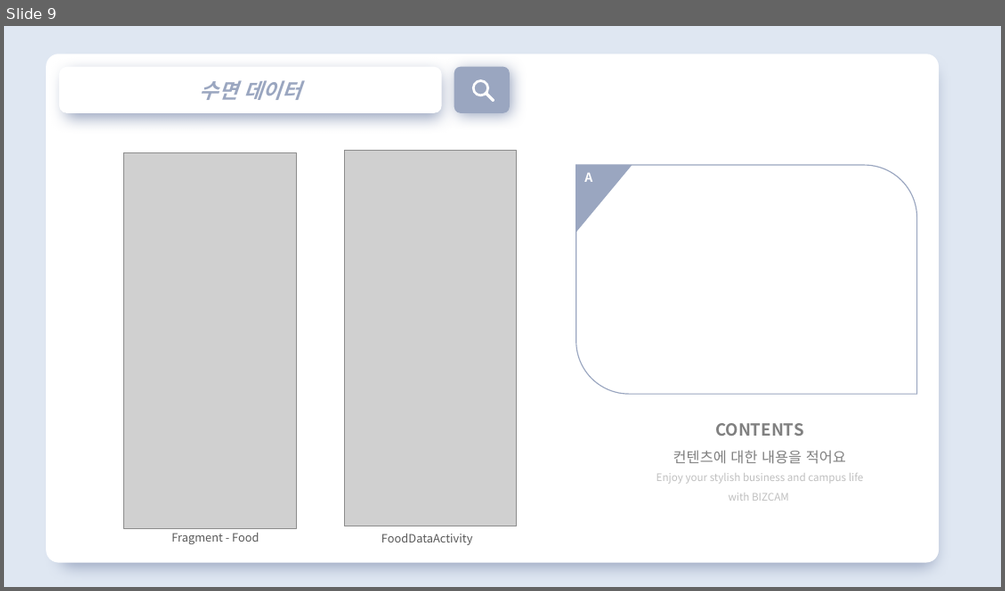
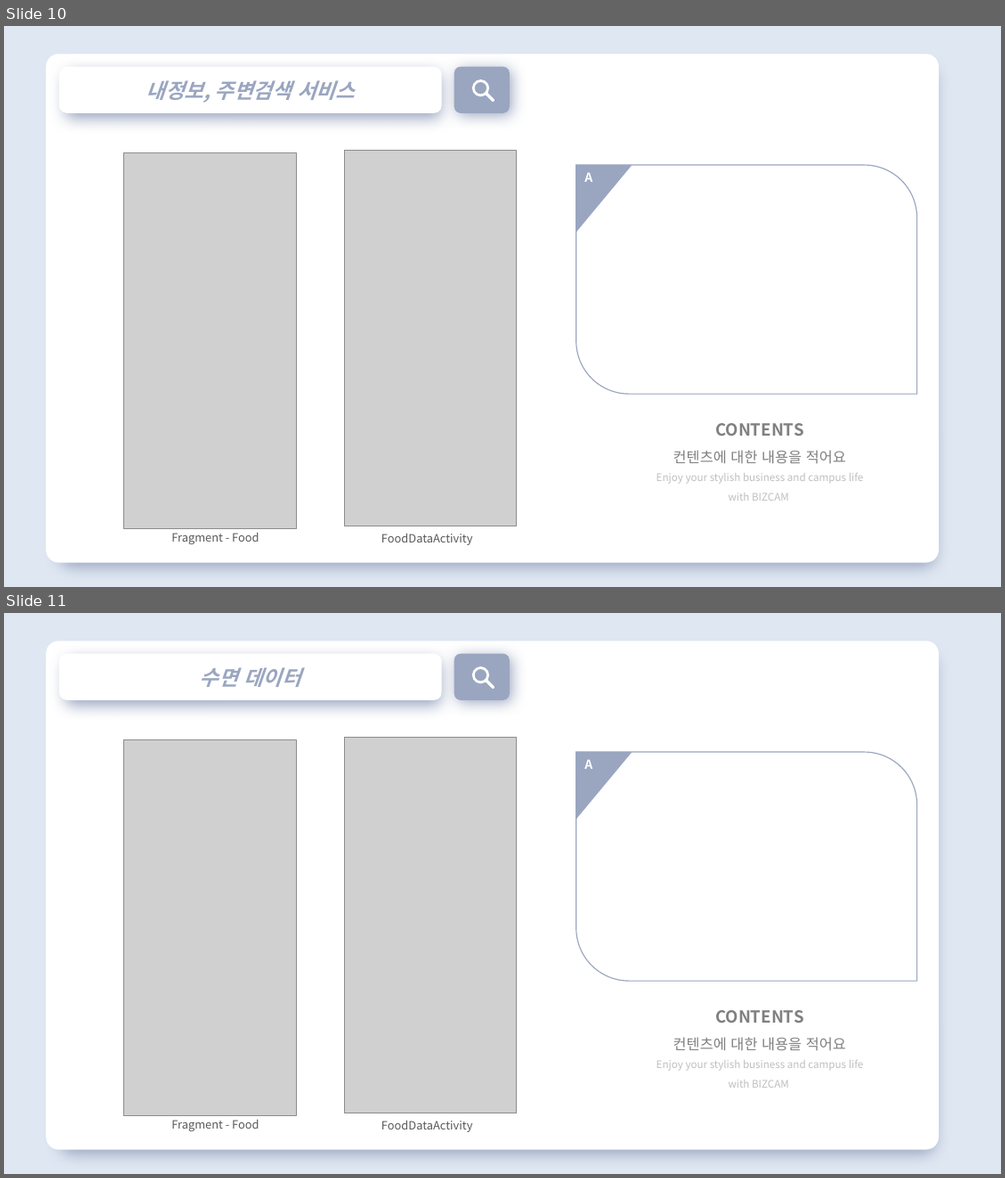
Before and after one commit to dytpq376/Moble_FromToday, a slide deck: 프레젠테이션/FromToday 발표자료.pptx. Shown one above the other, each under a label of ours: slide 9 before the commit, slides 10 and 11 after it. The pictures are 1005x591 and 1005x1178 pixels, drawn with LibreOffice and Linux fonts; fonts in the diff are those of the drawing; grey boxes stand for pictures. Boxes give left, top, right and bottom in pixels: in the first picture for what was removed or moved away, otherwise in the second. Text is boxed around its words. In the diff, an @@ line names an element or a change of style, - is before the commit and + after.

```diff
--- a/프레젠테이션/FromToday 발표자료.pptx
+++ b/프레젠테이션/FromToday 발표자료.pptx
@@ slide 10 added at (4, 26, 1001, 587), background #DFE7F2 @@
@@ rounded rectangle added at (46, 54, 938, 562), fill #FFFFFF @@
@@ group added at (59, 66, 510, 112): 3 rounded rectangles, 1 donut @@
+내정보, 주변검색 서비스
@@ picture added at (124, 152, 297, 528) @@
@@ picture added at (344, 150, 517, 525) @@
@@ round diag rect added at (576, 165, 917, 394), fill #FFFFFF, outline #9AA6C0 1 pt @@
@@ right triangle added at (576, 165, 632, 232), fill #9AA6C0 @@
@@ text added at (584, 173, 592, 182), 12 pt, text #FFFFFF, bold @@
+A
@@ text added at (656, 423, 864, 500), 10 pt, text #BFBFBF @@
+CONTENTS
+컨텐츠에 대한 내용을 적어요
+Enjoy your stylish business and campus life with BIZCAM
@@ text added at (171, 532, 259, 544), 11 pt, text #595959 @@
+Fragment - Food
@@ text added at (381, 533, 473, 545), 11 pt, text #595959 @@
+FoodDataActivity
@@ what was slide 9 is now slide 11 @@
```
Also in this commit, not shown: 2 slides changed, 1 other slide added.
